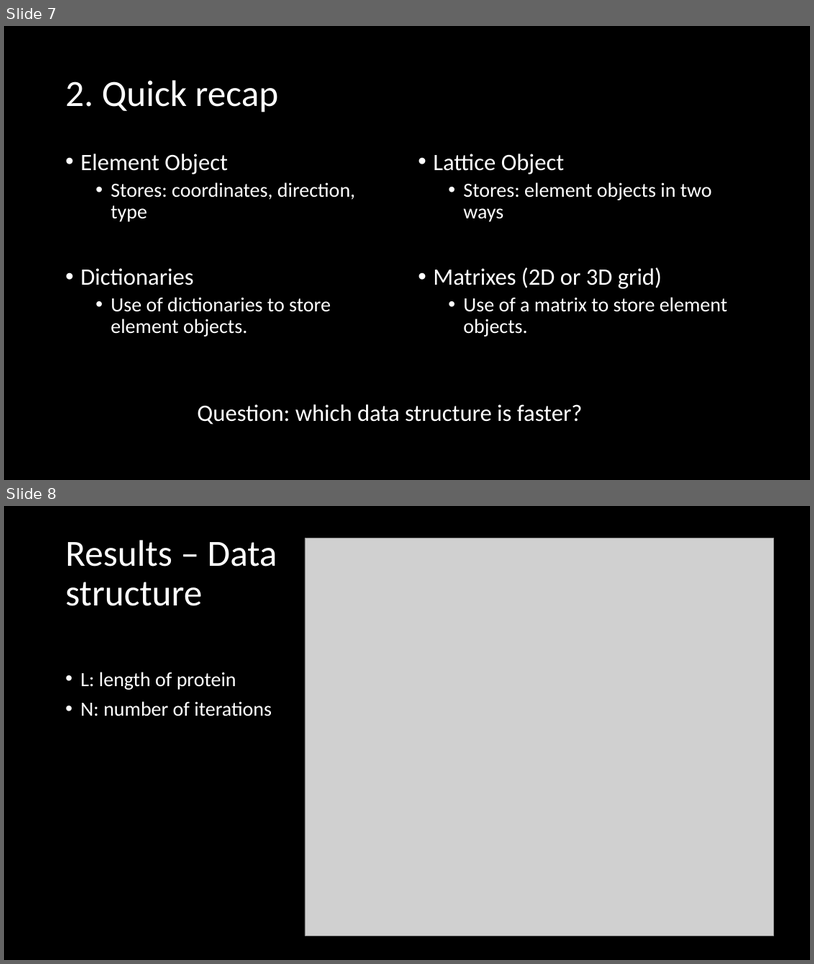
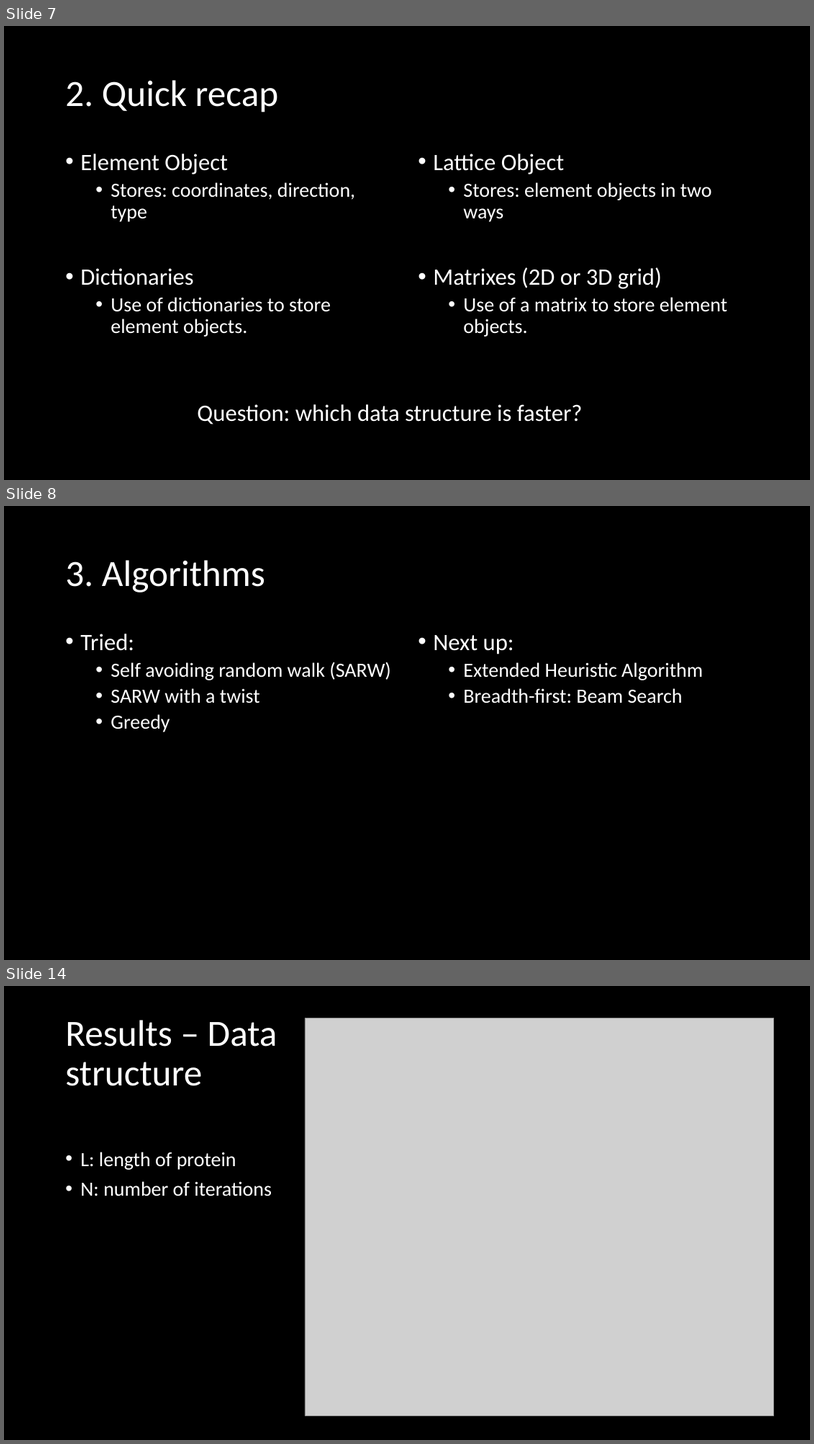
Before and after one commit to Loek21/Protein-Pow-d-er, a slide deck: Documentation/PPP, Week 2, Meeting 1.pptx. Shown one above the other, each under a label of ours: slides 7 and 8 before the commit, slides 7, 8 and 14 after it; the slides between them are not shown. The pictures are 814x964 and 814x1444 pixels, drawn with LibreOffice and Linux fonts; fonts in the diff are those of the drawing; grey boxes stand for pictures. Boxes give left, top, right and bottom in pixels: in the first picture for what was removed or moved away, otherwise in the second. Text is boxed around its words. In the diff, an @@ line names an element or a change of style, - is before the commit and + after.

```diff
--- a/Documentation/PPP, Week 2, Meeting 1.pptx
+++ b/Documentation/PPP, Week 2, Meeting 1.pptx
@@ slide 8 added at bbox=[4, 506, 810, 960], background #000000 @@
@@ title added at bbox=[65, 560, 265, 592], 44 pt, text #FFFFFF @@
+3. Algorithms
@@ text added at bbox=[80, 633, 391, 732], 24 pt, text #FFFFFF @@
+• Tried:
+  • Self avoiding random walk (SARW)
+  • SARW with a twist
+  • Greedy
@@ text added at bbox=[433, 635, 703, 703], 24 pt, text #FFFFFF @@
+• Next up:
+  • Extended Heuristic Algorithm
+  • Breadth-first: Beam Search
@@ what was slide 8 is now slide 14 @@
```
Also in this commit, not shown: 5 other slides added.
